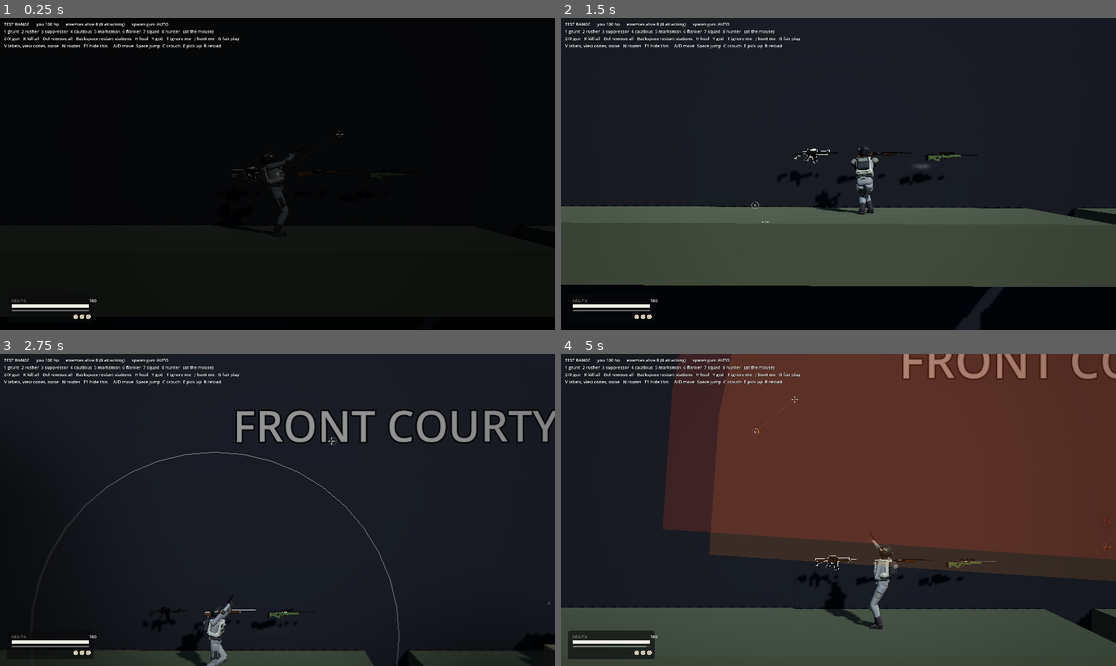
Above: before the commit, frames 1-4 (two rows, left to right).
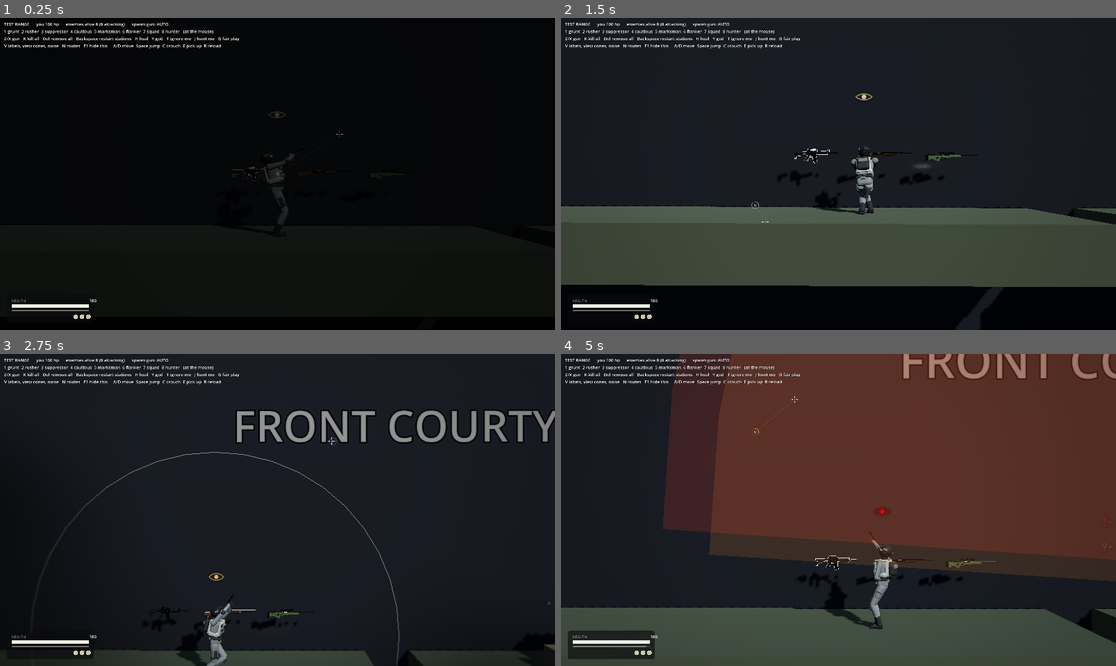
Above: after the commit, the same moments.

Repository: RealAbdurRehman/impulse
Game: Godot game, scene res://scenes/main.tscn
Same seed, same stepped clock (60 frames per second), same inputs: the game is played once before the commit and once after it.
Inputs (mouse positions are in pixels of both pictures, inside the frame that each line leads up to):
- Up to frame 1 (0.25 s): no input
- Up to frame 2 (1.5 s): tap Enter at 0.5 s; move the mouse to (960, 158) at 0.52 s; hold D (move_right) 0.53-1.25 s; hold Ctrl (crouch) 0.53-1.25 s; click (960, 158) at 0.67 s; tap Space (jump) at 0.77 s; tap F (heal) at 0.8 s; drag from (727, 189) to (810, 236) at 1.27 s
- Up to frame 3 (2.75 s): move the mouse to (333, 441) at 2.02 s; hold D (move_right) from 2.03 s (still down); hold Right mouse button (aim) from 2.03 s (still down); tap F (heal) at 2.3 s
- Up to frame 4 (5 s): release D (move_right) at 2.75 s; release Right mouse button (aim) at 2.75 s; drag from (810, 572) to (672, 463) at 2.77 s; move the mouse to (1005, 556) at 3.52 s; hold A (move_left) 3.53-4.25 s; hold B (fire_mode) 3.53-4.25 s; tap Space (jump) at 3.77 s; tap F (heal) at 3.8 s; tap R (reload) at 4.15 s; drag from (672, 463) to (755, 432) at 4.27 s

The runs differ from the first frame. In frame 1, less than 0.1% of the frame differs, in the area x 48-52%, y 29-33%; in frame 2, less than 0.1%, in the area x 52-57%, y 24-27%; in frame 3, less than 0.1%; in frame 4, less than 0.1%.

Commit message:
Add player visibility indicator for stealth

Diff:
--- a/scripts/environment/test_range.gd
+++ b/scripts/environment/test_range.gd
@@ -78,6 +78,7 @@
 	NoiseSource.of(player).bang.connect(_on_bang)
 
 	add_child(EdgeIndicators.new())
+	player.add_child(VisibilityMark.new())
 
 	var lod := EnemyLod.new()
 	lod.target = player
--- /dev/null
+++ b/scripts/ui/shaders/visibility_mark.gdshader
@@ -0,0 +1,83 @@
+shader_type spatial;
+render_mode unshaded, blend_mix, depth_test_disabled, depth_draw_never, cull_disabled, fog_disabled;
+
+uniform float fade = 0.0;
+uniform float open = 1.0;
+uniform float hidden = 0.0;
+uniform float exposure = 0.0;
+uniform float alert = 0.0;
+uniform float seed = 0.0;
+
+const float EXTENT = 1.0;
+const float WIDTH = 0.84;
+const float STROKE = 0.07;
+const vec3 CALM = vec3(0.86, 0.84, 0.74);
+const vec3 WARM = vec3(0.88, 0.62, 0.14);
+const vec3 HOT = vec3(0.78, 0.15, 0.1);
+const vec3 INK = vec3(0.02, 0.02, 0.02);
+
+void vertex() {
+	MODELVIEW_MATRIX = VIEW_MATRIX * mat4(INV_VIEW_MATRIX[0], INV_VIEW_MATRIX[1], INV_VIEW_MATRIX[2], MODEL_MATRIX[3]);
+	MODELVIEW_MATRIX = MODELVIEW_MATRIX * mat4(
+		vec4(length(MODEL_MATRIX[0].xyz), 0.0, 0.0, 0.0),
+		vec4(0.0, length(MODEL_MATRIX[1].xyz), 0.0, 0.0),
+		vec4(0.0, 0.0, length(MODEL_MATRIX[2].xyz), 0.0),
+		vec4(0.0, 0.0, 0.0, 1.0)
+	);
+}
+
+float hash(vec2 p) {
+	return fract(sin(dot(p, vec2(127.1, 311.7))) * 43758.5453);
+}
+
+float lens(vec2 p, float half_height) {
+	float r = (WIDTH * WIDTH + half_height * half_height) / (2.0 * half_height);
+	float upper = length(p - vec2(0.0, half_height - r)) - r;
+	float lower = length(p - vec2(0.0, r - half_height)) - r;
+	return max(upper, lower);
+}
+
+float segment(vec2 p, vec2 a, vec2 b) {
+	vec2 pa = p - a;
+	vec2 ba = b - a;
+	float h = clamp(dot(pa, ba) / dot(ba, ba), 0.0, 1.0);
+	return length(pa - ba * h);
+}
+
+float cover(float d, float soft) {
+	return 1.0 - smoothstep(-soft, soft, d);
+}
+
+void fragment() {
+	float tick = floor(TIME * 9.0) + seed;
+	vec2 p = (UV - 0.5) * 2.0 * EXTENT;
+	p.y = -p.y;
+	float soft = max(fwidth(p.x), 0.002);
+
+	float half_height = mix(0.045, 0.4, open) * (1.0 - hidden * 0.9);
+	float shape = lens(p, half_height);
+	float outline = abs(shape) - STROKE * 0.5;
+	float pupil_size = 0.24 * smoothstep(0.12, 0.45, open) * (1.0 - hidden);
+	float pupil = max(length(p) - pupil_size, shape + STROKE * 0.5);
+	float slash = segment(p, vec2(-0.3, 0.26), vec2(0.3, -0.26)) - STROKE * 0.5;
+	slash = mix(1.0, slash, hidden);
+
+	float body_d = min(min(outline, pupil), slash);
+	float shadow_d = min(min(abs(lens(p - vec2(0.03, -0.045), half_height)) - STROKE * 0.5, length(p - vec2(0.03, -0.045)) - pupil_size), mix(1.0, segment(p - vec2(0.03, -0.045), vec2(-0.3, 0.26), vec2(0.3, -0.26)) - STROKE * 0.5, hidden));
+
+	vec3 tint = mix(CALM, WARM, smoothstep(0.3, 0.95, exposure));
+	tint = mix(tint, HOT, alert);
+	tint *= mix(1.0, 0.72, hidden);
+
+	float grain = 1.0 - 0.16 * step(0.82, hash(floor(p * 40.0) + tick));
+	float body = cover(body_d, soft) * grain;
+	float edge = cover(body_d - 0.018, soft);
+	float cast = cover(shadow_d, soft * 6.0);
+
+	float ink = max(cast * 0.45, edge * 0.85);
+	float alpha = body + ink * (1.0 - body);
+	vec3 rgb = (tint * body + INK * ink * (1.0 - body)) / max(alpha, 0.0001);
+
+	ALBEDO = rgb;
+	ALPHA = alpha * fade * mix(1.0, 0.75, hidden);
+}
--- /dev/null
+++ b/scripts/ui/visibility_mark.gd
@@ -0,0 +1,100 @@
+class_name VisibilityMark
+extends MeshInstance3D
+
+const SHADER := preload("res://scripts/ui/shaders/visibility_mark.gdshader")
+const SIZE := 0.38
+const HEIGHT := 2.35
+const CROUCH_DROP := 0.4
+const WARM_FRAMES := 4
+
+@export var notice_range := 26.0
+@export var hold_time := 1.4
+
+var _body: CharacterMovement
+var _gait: GaitDriver
+var _material := ShaderMaterial.new()
+var _near := false
+var _alert := 0.0
+var _hold := 0.0
+var _scan_left := 0.0
+var _fade := 0.0
+var _open := 1.0
+var _hidden := 0.0
+var _exposure := 0.0
+var _shown_alert := 0.0
+var _warm := WARM_FRAMES
+
+
+func _ready() -> void:
+	_body = get_parent() as CharacterMovement
+	_gait = _body.find_child("GaitDriver", true, false) as GaitDriver
+	var quad := QuadMesh.new()
+	quad.size = Vector2.ONE * SIZE
+	mesh = quad
+	_material.shader = SHADER
+	_material.set_shader_parameter(&"fade", 0.0)
+	_material.set_shader_parameter(&"seed", float(randi() % 64))
+	material_override = _material
+	cast_shadow = GeometryInstance3D.SHADOW_CASTING_SETTING_OFF
+	extra_cull_margin = 2.0
+	position = Vector3(0.0, HEIGHT, 0.0)
+
+
+func _process(delta: float) -> void:
+	position.y = HEIGHT - CROUCH_DROP * _gait.crouch_amount
+	if not _body.health.alive:
+		_hold = 0.0
+		_near = false
+
+	_scan_left -= delta
+	if _scan_left <= 0.0:
+		_scan_left = 0.15
+		_scan()
+
+	var concealment := StealthZone.at(_body.global_position + Vector3.UP * 0.9)
+	var speed := absf(_body.velocity.x)
+	var motion := 1.0
+	if speed > NoiseSource.RUN_SPEED:
+		motion = 1.4
+	elif speed < NoiseSource.MOVE_SPEED:
+		motion = 0.7
+
+	var stance := 0.6 if _body.crouching else 1.0
+	var exposure := concealment * stance * motion / 1.4
+
+	var relevant := _body.health.alive and (_near or concealment < 0.98)
+	_hold = hold_time if relevant else maxf(_hold - delta, 0.0)
+
+	var blend := 1.0 - exp(-8.0 * delta)
+	_fade = move_toward(_fade, 1.0 if _hold > 0.0 else 0.0, delta * 5.0)
+	_open = lerpf(_open, smoothstep(0.05, 0.75, exposure), blend)
+	_exposure = lerpf(_exposure, exposure, blend)
+	_hidden = lerpf(_hidden, 1.0 if concealment < EnemyInput.CONCEALED else 0.0, blend)
+	_shown_alert = lerpf(_shown_alert, _alert, blend)
+
+	if _warm > 0:
+		_warm -= 1
+	elif _fade <= 0.0:
+		visible = false
+		return
+
+	visible = true
+	_material.set_shader_parameter(&"fade", _fade)
+	_material.set_shader_parameter(&"open", _open)
+	_material.set_shader_parameter(&"hidden", _hidden)
+	_material.set_shader_parameter(&"exposure", _exposure)
+	_material.set_shader_parameter(&"alert", _shown_alert)
+
+
+func _scan() -> void:
+	_near = false
+	_alert = 0.0
+	var origin := _body.global_position
+	for node in get_tree().get_nodes_in_group(&"enemies"):
+		var brain := node as EnemyInput
+		if not brain.health.alive or not brain.hostile:
+			continue
+
+		if (brain.get_parent() as Node3D).global_position.distance_to(origin) <= notice_range:
+			_near = true
+			_alert = maxf(_alert, brain.warning())
Not shown, added: scripts/ui/shaders/visibility_mark.gdshader.uid
Not shown, added: scripts/ui/visibility_mark.gd.uid
